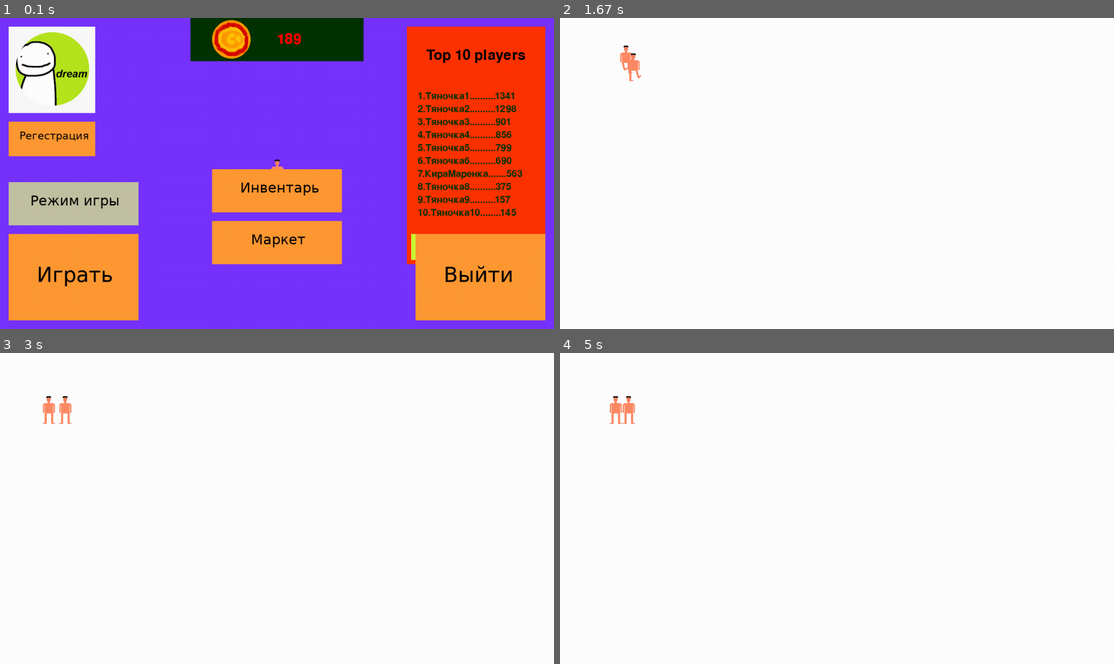
Above: before the commit, frames 1-4 (two rows, left to right).
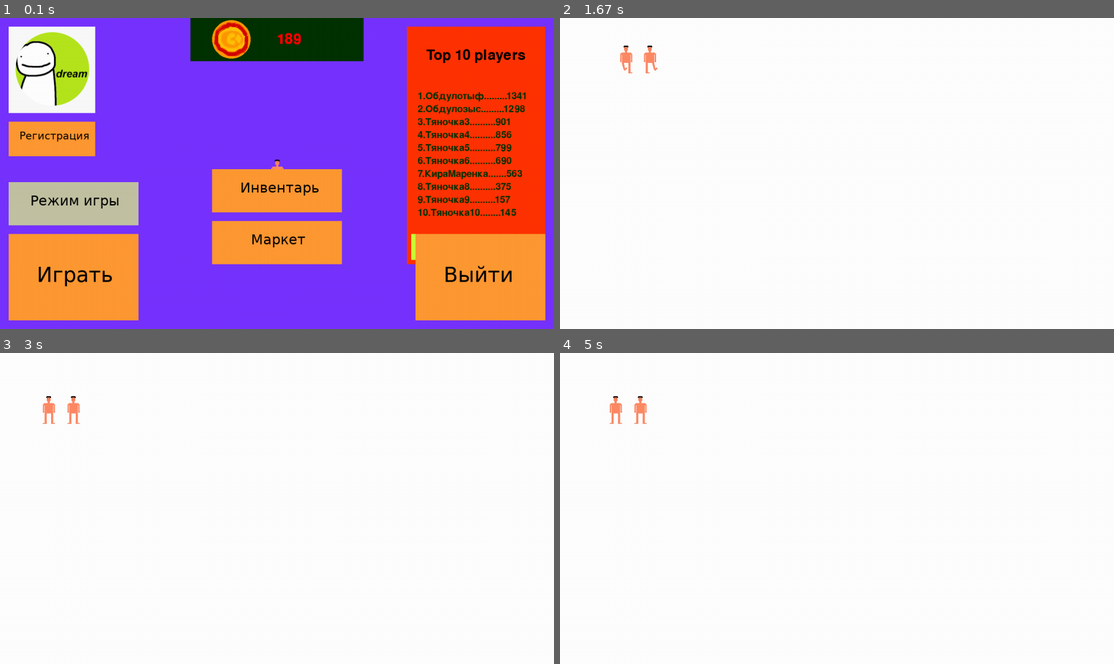
Above: after the commit, the same moments.

Repository: Muhammed19m/Pygame
Game: pygame game, started from cours/main.py
Two runs of this game, one before a commit and one after it. Both use one fixed random seed, a clock stepped at 60 frames per second and the inputs below.
Inputs (mouse positions are in pixels of both pictures, inside the frame that each line leads up to):
- Up to frame 1 (0.1 s): no input
- Up to frame 2 (1.67 s): click (632, 276) at 0.38 s; hold Right 0.67-1.13 s; hold Up 1.17-1.47 s; hold W 1.17-1.47 s; hold Right from 1.5 s (still down); hold D from 1.5 s (still down)
- Up to frame 3 (3 s): release Right at 1.97 s; release D at 1.97 s; hold Left 2-2.53 s; hold A 2-2.53 s; hold Down 2.57-2.87 s; hold S 2.57-2.87 s; hold Left from 2.9 s (still down); hold A from 2.9 s (still down)
- Up to frame 4 (5 s): release Left at 3.3 s; release A at 3.3 s; hold Up 3.33-3.7 s; hold W 3.33-3.7 s; hold Right 3.73-4.37 s; hold D 3.73-4.37 s; hold Down 4.4-4.77 s; hold S 4.4-4.77 s; hold Left from 4.8 s (still down); hold A from 4.8 s (still down)

The runs differ from the first frame. In frame 1, 0.6% of the frame differs, in the area x 6-95%, y 23-40%; in frame 2, 0.2%; in frame 3, 0.2%; in frame 4, 0.3%.

Commit message:
Add files via upload

Diff:
--- a/cours/autorization.py
+++ b/cours/autorization.py
@@ -1,4 +1,5 @@
 import pygame
+import random
 pygame.init()
 
 from button import Button, Text, TextBox
@@ -18,9 +19,10 @@
         self.dec3 = Text((120, 40), 'password:', (self.w/2-320, self.h/2-30), 32, color_box=(0,0,0), color=(255,255,255))
         self.dec4 = Text((210, 40), ' confirmation code:', (self.w/2-420, self.h/2+30), 32, color_box=(0,0,0), color=(255,255,255))
 
+        self.code_m = str(random.randrange(10, 100))+str(random.randrange(100, 1000))
 
     def start(self, window):
-        exit_b = Button((self.w/2-100, self.h/2+200, 200, 100), (255, 153, 51), 'Готово', 48, 65)
+        exit_b = Button((self.w/2-100, self.h/2+200, 200, 100), (255, 153, 51), 'Готово', 48, width_text=15)
         send = Button((self.w/2-200+500+20, self.h/2-150,  100, 40), (255, 153, 51), 'send code', 18, width_text=5)
 
         email = 'muhammed.clams_2002@mail.ru'
--- a/cours/main.py
+++ b/cours/main.py
@@ -72,8 +72,8 @@
 
     def start(self):
 
-        players = {'Тяночка1': 1341,
-                   'Тяночка2': 1298,
+        players = {'Обдулотыф': 1341,
+                   'Обдулозыс': 1298,
                    'Тяночка3': 901,
                    'Тяночка4': 856,
                    'Тяночка5': 799,
@@ -85,7 +85,7 @@
                    }
         top = Top((SIZE[0]-340, 20), (320, 550), players)
         moneys = Money((SIZE[0]/2-200, 0), 189)
-        reg_button = Button((20, 240, 200, 80), (255, 153, 51), 'Регестрация', 24, width_text=25)
+        reg_button = Button((20, 240, 200, 80), (255, 153, 51), 'Регистрация', 24, width_text=25)
 
 
 
@@ -104,7 +104,7 @@
             for button in self.buttons_ready:
                 if button.name_button('Играть') and button.press(position_mouse, press_mouse):
                     self.enter_name = False
-                    game.start('Muhammed')
+                    game.start('Обдулозыс')
 
 
 
@@ -200,11 +200,11 @@
 
     def auto_move(self, keys):
         if keys[pygame.K_UP] and self.y > 0:
-            self.y -= 0.5
+            self.y -= 1
         if keys[pygame.K_DOWN] and self.y < SIZE[1] - 64:
-            self.y += 0.5
+            self.y += 1
         if keys[pygame.K_LEFT] and self.x > 0:
-            self.x -= 0.5
+            self.x -= 1
             if self.timer < 15:
                 self.image = 'goL1'
             else:
@@ -212,7 +212,7 @@
                 if self.timer == 30: self.timer = 0
             self.timer += 1
         if keys[pygame.K_RIGHT] and self.x < SIZE[0] - 32:
-            self.x += 0.5
+            self.x += 1
             if self.timer < 15:
                 self.image = 'goR1'
             else:
@@ -232,7 +232,7 @@
 
 class Game:
     def __init__(self):
-        self.player = Player('Player1', (100, 100))
+        self.player = Player('Обдулозыс', (100, 100))
         #self.player.image = 'stop'
        # self.text = Player('     Нияр', (100, 499))
         self.FPS = pygame.time.Clock()
@@ -241,7 +241,7 @@
 
     def start(self, name):#, players={'Muhammed': {self.player.x}}):
         self.player.name = name
-        player2 = Player('Player2', (100, 100))
+        player2 = Player('Обдулотыф', (100, 100))
         while True:
             for event in pygame.event.get():
                 if event.type == pygame.QUIT:
--- a/cours/test.py
+++ b/cours/test.py
@@ -1,22 +1 @@
-import pygame
-pygame.init()
-
-
-win = pygame.display.set_mode((100, 100))
-
-
-
-
-while True:
-    for event in pygame.event.get():
-        if event.type == pygame.QUIT:
-            exit()
-
-    pres = pygame.key.get_pressed()
-
-    for i in range(len(pres)):
-        if pres[i]:
-            print(i)
-            print(pres)
-
-    print(pres[pygame.K_LSHIFT])
+import socket
